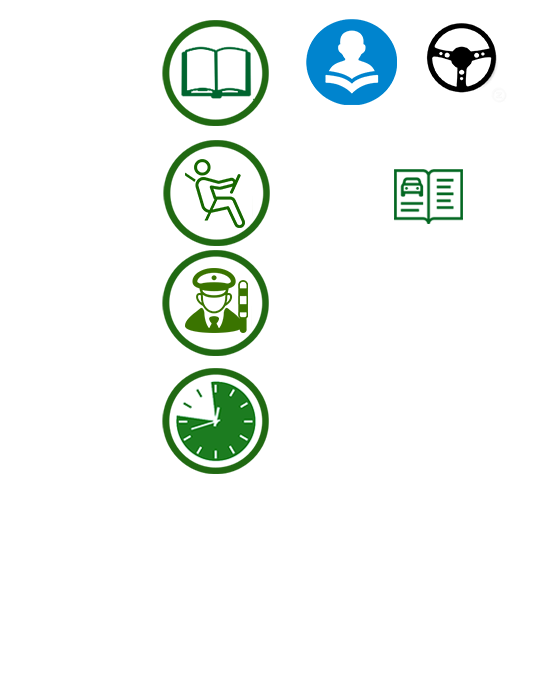
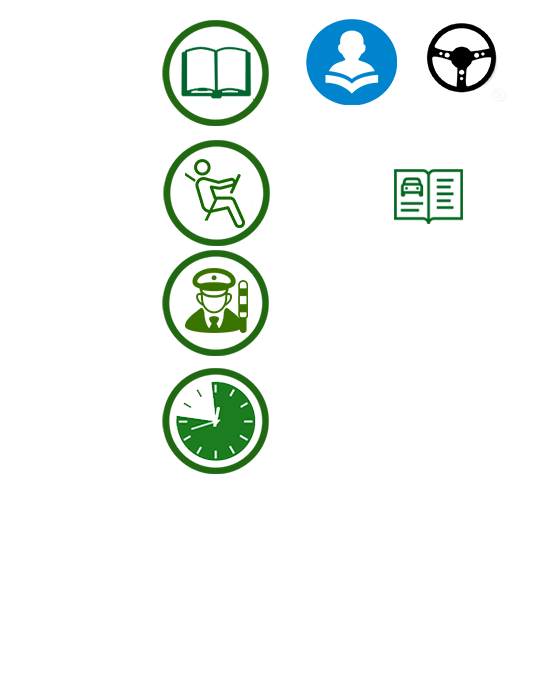
Comparing the layer stacks of the two 556px x 700px images. Changes:
removed layer "Layer 1 copy 3" over [176, 380, 257, 462]
painted on "chasiki2" over [176, 380, 257, 462]
